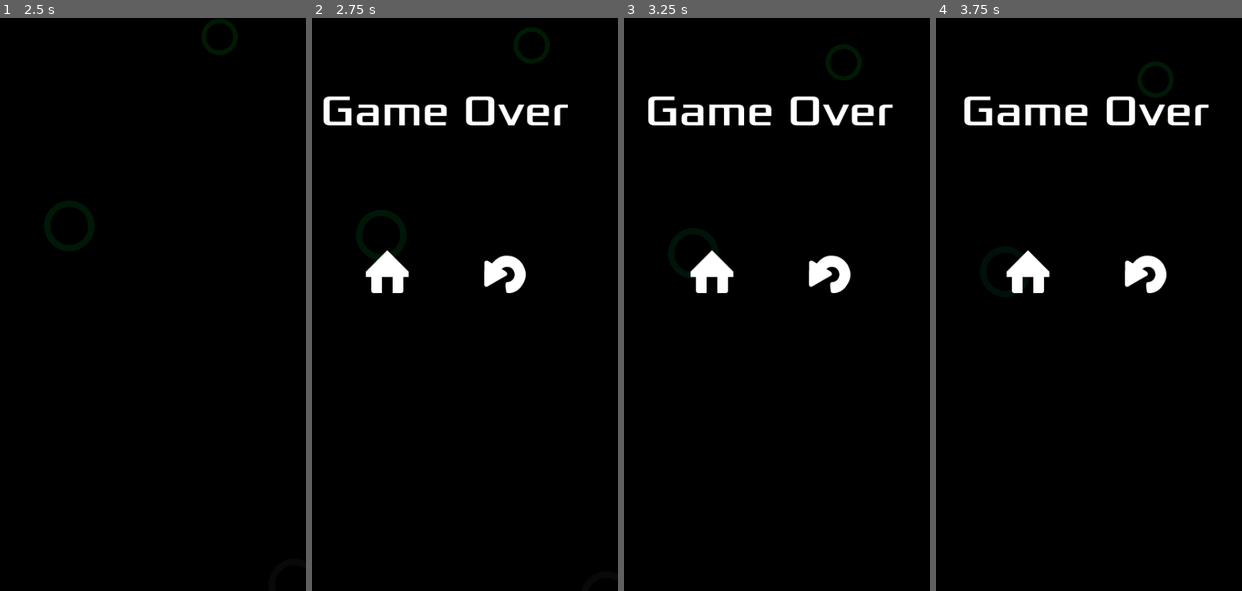
Above: before the commit, frames 1-4 (left to right).
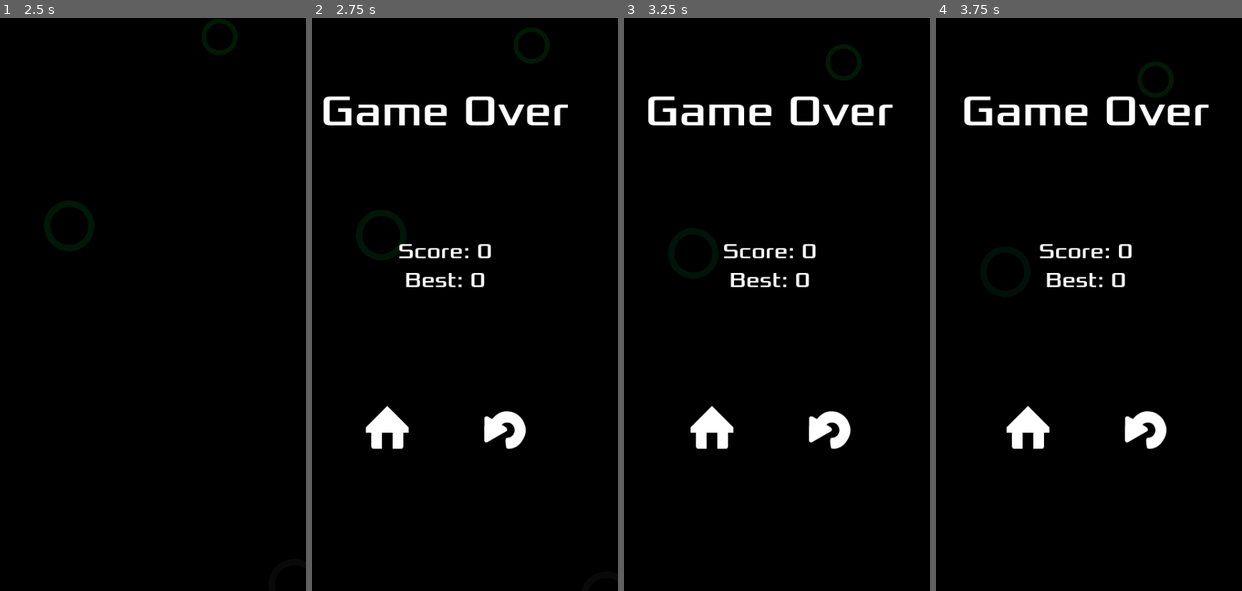
Above: after the commit, the same moments.

Repository: jrenato/circle_jump
Game: Godot game, scene res://Main/main.tscn
Same seed, same stepped clock (60 frames per second), same inputs: the game is played once before the commit and once after it. Sound files missing from this copy of the repository are replaced by a short silence.
Inputs (mouse positions are in pixels of both pictures, inside the frame that each line leads up to; where the layout moved, square brackets give the same spot in the first picture):
- Up to frame 1 (2.5 s): click (85, 270) at 0.5 s; tap Enter at 1.25 s; move the mouse to (217, 275) at 1.27 s; hold Right (ui_right) 1.28-2 s; hold Ctrl 1.28-2 s; click (217, 275) at 1.42 s; drag from (82, 333) to (217, 161) at 2.02 s
- Up to frame 2 (2.75 s): no input
- Up to frame 3 (3.25 s): move the mouse to (801, 178) at 2.77 s; hold Right (ui_right) from 2.78 s (still down); tap Z at 2.85 s
- Up to frame 4 (3.75 s): release Right (ui_right) at 3.5 s; click (1141, 424) [1141, 270] at 3.5 s

Frame 1 is identical in both runs. In frame 2, 3.1% of the frame differs, in the area x 17-70%, y 39-76%; in frame 3, 3.1%, in the area x 21-75%, y 39-76%; in frame 4, 3.1%.
Error after the commit: Attempt to call function 'get_line' in base 'null instance' on a null instance. (res://Autoload/settings.gd:68)

Commit message:
Added score and highscore support

Diff:
--- a/Autoload/settings.gd
+++ b/Autoload/settings.gd
@@ -1,31 +1,39 @@
 extends Node
 
-var color_schemes: Dictionary = {
-	# "NEON1": preload("res://Resources/Themes/neon1.tres"),
-	# "NEON2": preload("res://Resources/Themes/neon2.tres"),
-	# "NEON3": preload("res://Resources/Themes/neon3.tres")
-}
-
-var theme_location: String = "res://Resources/Themes/"
-var theme: ColorScheme
+var game_data_location: String = "user://gamedata.save"
+var themes_location: String = "res://Resources/Themes/"
+var color_schemes: Dictionary
 
 var circles_per_level: int = 5
+var high_score: int
+
+var theme: ColorScheme
+var theme_name: String:
+	set(value):
+		theme_name = value
+		theme = color_schemes[value]
 
 
 func _ready() -> void:
+	load_themes()
+	load_game_data()
+
+
+func load_themes() -> void:
 	# Iterate through files in theme directory and load them as color schemes
-	var theme_dir = DirAccess.open(theme_location)
+	var theme_dir = DirAccess.open(themes_location)
 
 	if theme_dir:
 		theme_dir.list_dir_begin()
 		var file_name = theme_dir.get_next()
 		while file_name != "":
 			if not theme_dir.current_is_dir():
-				var theme_resource = load(theme_location + file_name)
+				var theme_resource = load(themes_location + file_name)
 				if theme_resource is ColorScheme:
 					color_schemes[theme_resource.name] = theme_resource
 					if theme_resource.default:
 						theme = theme_resource
+						theme_name = theme_resource.name
 			file_name = theme_dir.get_next()
 
 
@@ -42,3 +50,23 @@
 		random_number -= weights[i]
 
 	return 0
+
+
+func save_game_data() -> void:
+	var game_data: Dictionary = {
+		"high_score": high_score,
+		"theme_name": theme_name
+	}
+
+	var save_game = FileAccess.open(game_data_location, FileAccess.WRITE)
+	var json_string = JSON.stringify(game_data)
+	save_game.store_line(json_string)
+
+
+func load_game_data() -> void:
+	var save_game = FileAccess.open(game_data_location, FileAccess.READ)
+	var json_string = save_game.get_line()
+	var game_data = JSON.parse_string(json_string)
+
+	high_score = game_data.get("high_score")
+	theme_name = game_data.get("theme_name")
--- a/GUI/base_screen.gd
+++ b/GUI/base_screen.gd
@@ -1,4 +1,7 @@
 class_name BaseScreen extends Control
+
+@export var score_label: Label
+@export var highscore_label: Label
 
 var fadeout_duration: float = 0.5
 
--- a/GUI/game_over_screen.tscn
+++ b/GUI/game_over_screen.tscn
@@ -9,7 +9,11 @@
 font = ExtResource("2_s1d1e")
 font_size = 64
 
-[node name="GameOverScreen" type="Control"]
+[sub_resource type="LabelSettings" id="LabelSettings_vehux"]
+font = ExtResource("2_s1d1e")
+font_size = 32
+
+[node name="GameOverScreen" type="Control" node_paths=PackedStringArray("score_label", "highscore_label")]
 layout_mode = 3
 anchors_preset = 15
 anchor_right = 1.0
@@ -19,6 +23,8 @@
 grow_horizontal = 2
 grow_vertical = 2
 script = ExtResource("1_orav4")
+score_label = NodePath("MarginContainer/VBoxContainer/LabelsContainer/ScoreLabel")
+highscore_label = NodePath("MarginContainer/VBoxContainer/LabelsContainer/HighScoreLabel")
 
 [node name="MarginContainer" type="MarginContainer" parent="."]
 layout_mode = 1
@@ -45,6 +51,21 @@
 horizontal_alignment = 1
 vertical_alignment = 1
 
+[node name="LabelsContainer" type="VBoxContainer" parent="MarginContainer/VBoxContainer"]
+layout_mode = 2
+
+[node name="ScoreLabel" type="Label" parent="MarginContainer/VBoxContainer/LabelsContainer"]
+layout_mode = 2
+text = "Score: 0"
+label_settings = SubResource("LabelSettings_vehux")
+horizontal_alignment = 1
+
+[node name="HighScoreLabel" type="Label" parent="MarginContainer/VBoxContainer/LabelsContainer"]
+layout_mode = 2
+text = "Best: 0"
+label_settings = SubResource("LabelSettings_vehux")
+horizontal_alignment = 1
+
 [node name="Buttons" type="HBoxContainer" parent="MarginContainer/VBoxContainer"]
 layout_mode = 2
 theme_override_constants/separation = 75
--- a/GUI/screens.gd
+++ b/GUI/screens.gd
@@ -80,5 +80,11 @@
 			start_game.emit()
 
 
-func game_over() -> void:
+func game_over(score: int, high_score: int) -> void:
 	change_screen(game_over_screen)
+
+	# Update the score and highscore
+	if game_over_screen.score_label:
+		game_over_screen.score_label.text = "Score: %d" % score
+	if game_over_screen.highscore_label:
+		game_over_screen.highscore_label.text = "Best: %d" % high_score
--- a/Main/main.gd
+++ b/Main/main.gd
@@ -87,5 +87,11 @@
 func _on_jumper_died() -> void:
 	get_tree().call_group("circles", "implode")
 	hud.hide_hud()
-	screens.game_over()
+
+	if score > Settings.high_score:
+		Settings.high_score = score
+		Settings.save_game_data()
+
+	screens.game_over(score, Settings.high_score)
+
 	AudioManager.stop_music()
Not shown: 1 places in GUI/game_over_screen.tscn that only renumber resources
